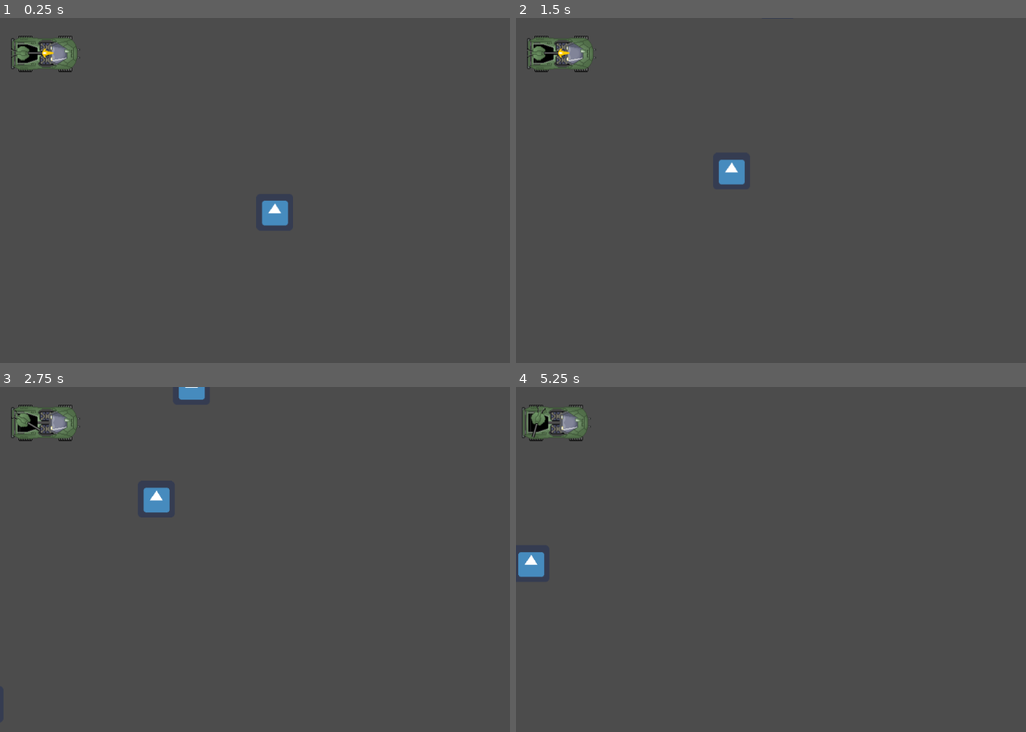
Above: before the commit, frames 1-4 (two rows, left to right).
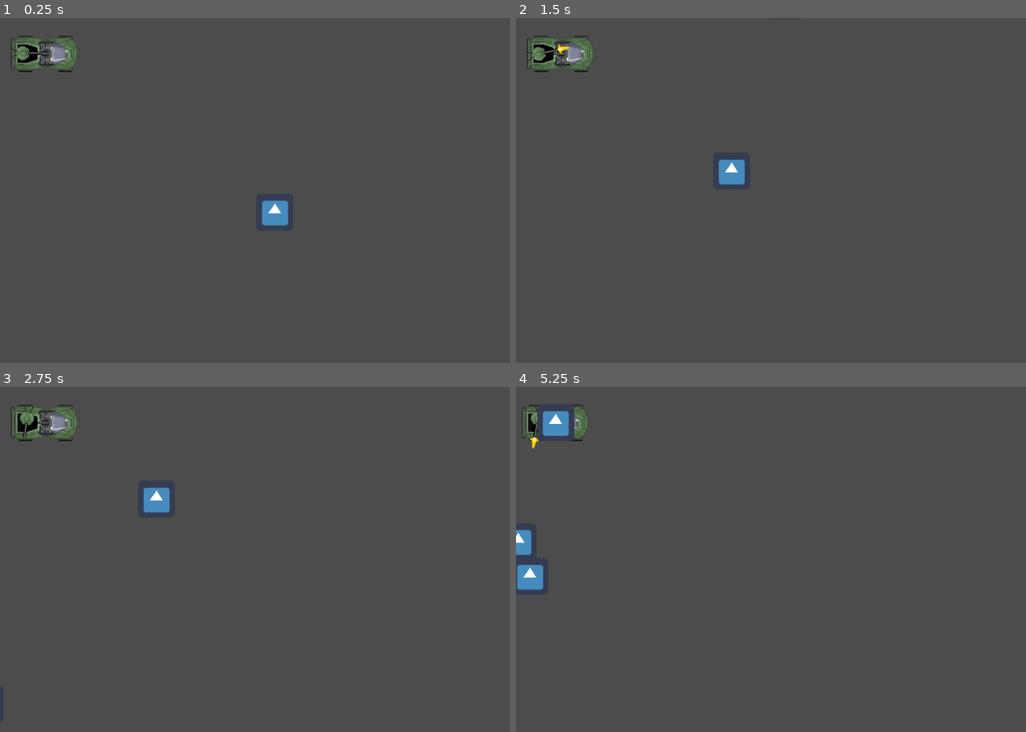
Above: after the commit, the same moments.

Repository: schneediener/Warthog
Game: Godot game, scene res://Node2D.tscn
The game is run twice, just before and just after one commit, with the same random seed, the same clock (stepped at 60 frames per second) and the same inputs. The engine's default icon, where the game draws it, is replaced by a stand-in: a white triangle on a blue panel in a dark square.
Inputs (mouse positions are in pixels of both pictures, inside the frame that each line leads up to):
- Up to frame 1 (0.25 s): no input
- Up to frame 2 (1.5 s): tap Enter (ui_accept) at 0.5, 0.77 s; move the mouse to (939, 173) at 0.52 s; hold D (steer_right) 0.53-1.25 s; click (939, 173) at 0.67 s; drag from (694, 207) to (541, 52) at 1.27 s
- Up to frame 3 (2.75 s): move the mouse to (351, 483) at 2.02 s; hold D (steer_right) from 2.03 s (still down)
- Up to frame 4 (5.25 s): release D (steer_right) at 2.75 s; drag from (781, 628) to (669, 497) at 2.77 s; move the mouse to (990, 611) at 3.52 s; hold A (steer_left) 3.53-4.25 s; tap Enter (ui_accept) at 3.77 s; drag from (633, 507) to (725, 473) at 4.27 s; move the mouse to (842, 559) at 5.02 s; hold S (brake) from 5.03 s (still down); click (842, 559) at 5.17 s

The runs differ from the first frame. In frame 1, less than 0.1% of the frame differs, in the area x 8-11%, y 8-12%; in frame 2, 0.1%; in frame 3, 0.3%; in frame 4, 1.4%, in the area x 0-12%, y 5-59%.

Commit message:
basic collision and balance

Diff:
--- a/Node2D.tscn
+++ b/Node2D.tscn
@@ -12,15 +12,14 @@
 extents = Vector2( 52.5, 26 )
 
 [sub_resource type="CircleShape2D" id=2]
-radius = 232.009
+radius = 485.264
 
 [node name="Node2D" type="Node2D"]
 script = ExtResource( 7 )
 
 [node name="KinematicBody2D" type="KinematicBody2D" parent="."]
 position = Vector2( 79, 62 )
-collision_layer = 0
-collision_mask = 0
+collision_mask = 2
 script = ExtResource( 2 )
 
 [node name="Sprite" type="Sprite" parent="KinematicBody2D"]
@@ -42,16 +41,19 @@
 position = Vector2( 24, 0 )
 
 [node name="flash" type="Sprite" parent="KinematicBody2D/turret/muzzle"]
+visible = false
 position = Vector2( 13, 0 )
 rotation = 3.14159
 scale = Vector2( 0.8, 0.8 )
 texture = ExtResource( 5 )
 
 [node name="FiringRate" type="Timer" parent="KinematicBody2D/turret"]
+wait_time = 0.133
 one_shot = true
 autostart = true
 
 [node name="range" type="Area2D" parent="KinematicBody2D/turret"]
+collision_layer = 0
 
 [node name="CollisionShape2D" type="CollisionShape2D" parent="KinematicBody2D/turret/range"]
 shape = SubResource( 2 )
@@ -85,6 +87,8 @@
 
 [node name="KinematicBody2D2" parent="enemy_container" instance=ExtResource( 6 )]
 position = Vector2( 497, 352 )
+collision_layer = 0
+collision_mask = 0
 
 [node name="spawn_timer" type="Timer" parent="."]
 autostart = true
--- a/bullet.gd
+++ b/bullet.gd
@@ -5,9 +5,9 @@
 var velocity = Vector2()
 var target_velocity = Vector2()
 var target
+var damage = 16
 
 var orig_tower
-var damage
 var slow
 var target_position
 
--- a/bullet.tscn
+++ b/bullet.tscn
@@ -8,6 +8,8 @@
 height = 20.0
 
 [node name="KinematicBody2D" type="KinematicBody2D"]
+collision_layer = 4
+collision_mask = 2
 script = ExtResource( 1 )
 
 [node name="CollisionShape2D" type="CollisionShape2D" parent="."]
--- a/enemy.gd
+++ b/enemy.gd
@@ -4,6 +4,7 @@
 var subtype = "creep"
 var velocity
 var speed = 100
+var current_health = 50
 onready var player = get_node("/root/Node2D/KinematicBody2D")
 onready var remaining_dist = global_position.distance_to(player.global_position)
 # Declare member variables here. Examples:
@@ -16,6 +17,9 @@
 	pass # Replace with function body.
 
 func _physics_process(delta):
+	remaining_dist = global_position.distance_to(player.global_position)
+	if current_health <= 0:
+		self.queue_free()
 	velocity = Vector2.ZERO
 	if player:
 		velocity = position.direction_to(player.position) * speed
@@ -32,4 +36,4 @@
 func _on_HitDetection_body_entered(body):
 	if body.type=="bullet":
 		body.queue_free()
-		self.queue_free()
+		current_health=current_health-body.damage
--- a/enemy.tscn
+++ b/enemy.tscn
@@ -10,6 +10,7 @@
 extents = Vector2( 34, 34 )
 
 [node name="KinematicBody2D2" type="KinematicBody2D"]
+collision_mask = 5
 script = ExtResource( 1 )
 
 [node name="CollisionShape2D" type="CollisionShape2D" parent="."]
@@ -19,6 +20,8 @@
 texture = ExtResource( 2 )
 
 [node name="HitDetection" type="Area2D" parent="."]
+collision_layer = 2
+collision_mask = 5
 
 [node name="CollisionShape2D" type="CollisionShape2D" parent="HitDetection"]
 shape = SubResource( 2 )
